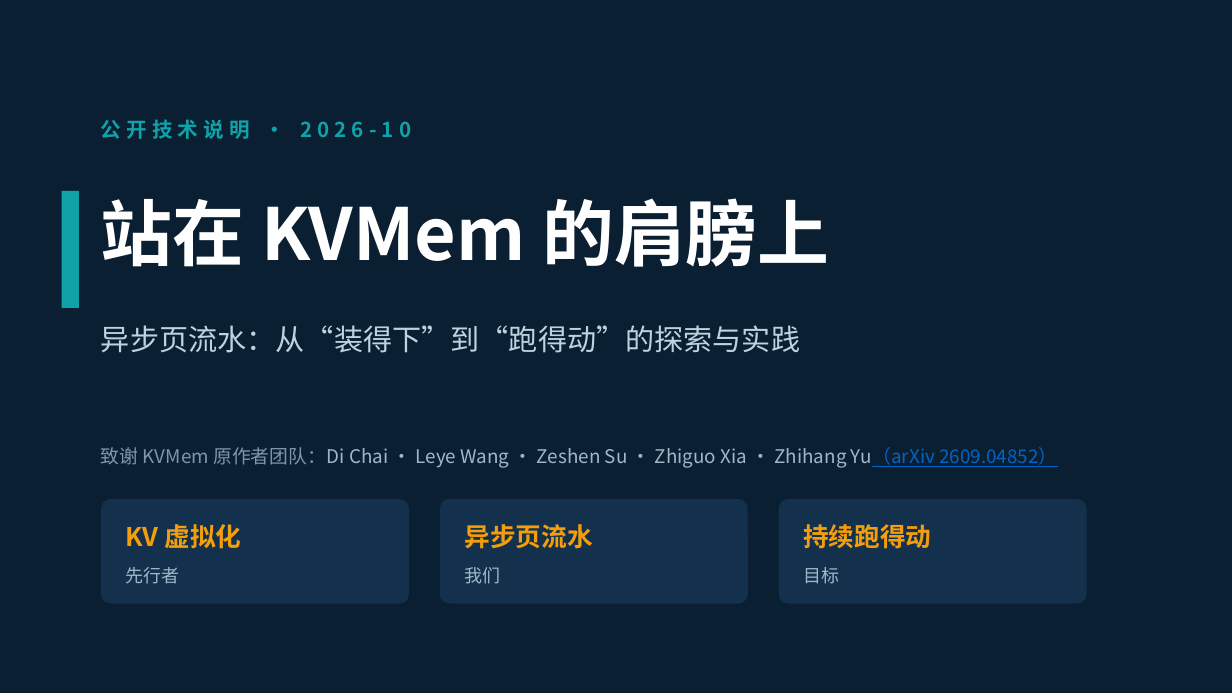
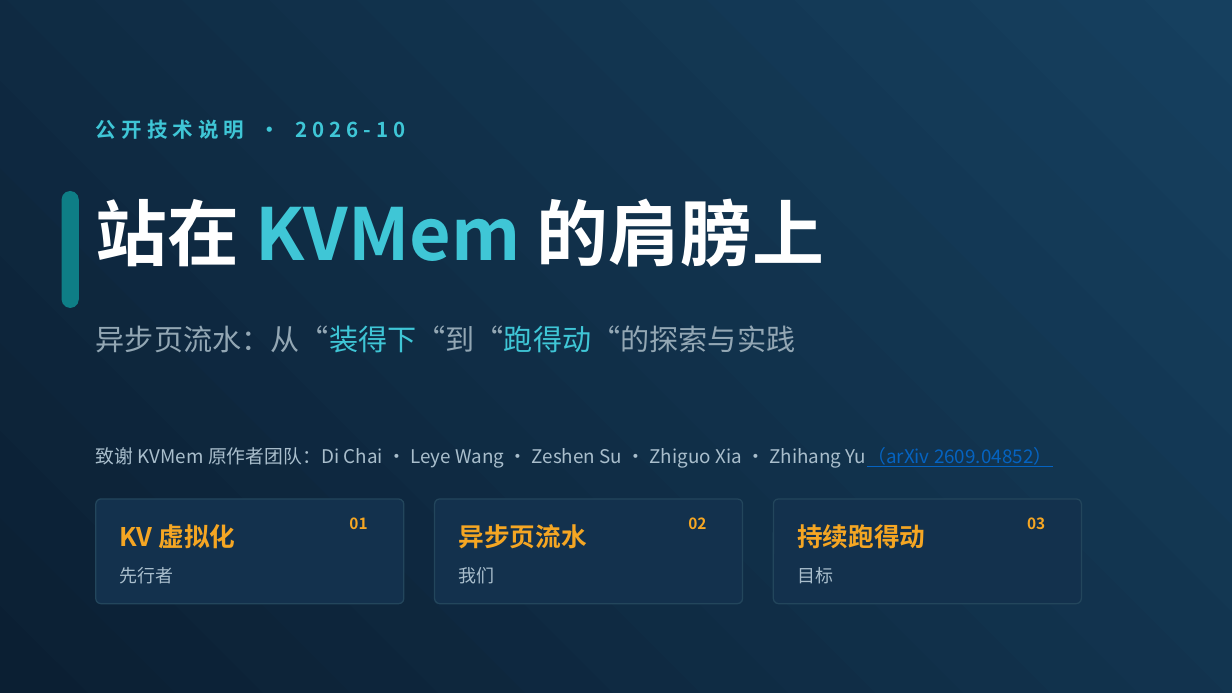
Before and after one commit to paicat1/Ninfer-KVMem-Async, a slide deck: slide 1 of docs/异步页流水-技术说明.pptx. Drawn at 1232x693 pixels with LibreOffice and Linux fonts; fonts in the diff are those of the drawing. Boxes give left, top, right and bottom in pixels: in the first picture for what was removed or moved away, otherwise in the second. Text is boxed around its words. In the diff, an @@ line names an element or a change of style, - is before the commit and + after.

```diff
--- a/docs/异步页流水-技术说明.pptx
+++ b/docs/异步页流水-技术说明.pptx
@@ rectangle added at box(0, 0, 1232, 692), fill gradient #0B1F33 to #16405F @@
@@ text "公开技术说明 · 2026-10" at box(96, 119, 406, 139): text colour #0FA3A8 to #3FC6D6 @@
@@ text "站在 KVMem 的肩膀上" at box(96, 198, 825, 267): text colour #FFFFFF to #3FC6D6 in "KVMem" @@
@@ rounded rectangle at box(62, 191, 79, 308): rectangle to rounded rectangle; fill #0FA3A8 to #0E7E86 @@
@@ text at box(96, 325, 796, 353): text changed; text colour #BFD3DF to #93A7B4 @@
-异步页流水：从“装得下”到“跑得动”的探索与实践
+异步页流水：从“装得下“到“跑得动“的探索与实践
@@ text "致谢 KVMem 原作者团队：Di Chai · ..." at box(96, 447, 1053, 468): text colour #7E97A8 to #A9BECC in "致谢 KVMem 原作者团队：Di"; text colour #9FB8C8 to #A9BECC in "原作者团队：Di Chai · Leye Wang · Zeshen ..." @@
@@ 3 rounded rectangles: place and size @@
-3 rounded rectangles at box(101, 499, 1087, 604)
+3 rounded rectangles at box(96, 499, 1082, 604)
@@ outline none to #23465C 0.75 pt; proportions changed in 3 elements at box(96, 499, 404, 604), box(435, 499, 743, 604), box(774, 499, 1082, 604) @@
@@ text added at box(349, 517, 367, 529), 9 pt, text #F5A623, bold @@
+01
@@ text added at box(688, 517, 706, 529), 9 pt, text #F5A623, bold @@
+02
@@ text colour #F59E0B to #F5A623 in 3 elements at box(120, 524, 236, 549), box(459, 524, 587, 549), box(797, 524, 925, 549) @@
@@ text added at box(1027, 517, 1045, 529), 9 pt, text #F5A623, bold @@
+03
@@ text colour #9FB8C8 to #A9BECC in 3 elements at box(120, 567, 174, 584), box(459, 567, 495, 584), box(797, 567, 833, 584) @@
```
Also in this commit, not shown: 17 other slides changed, 8 other files.
